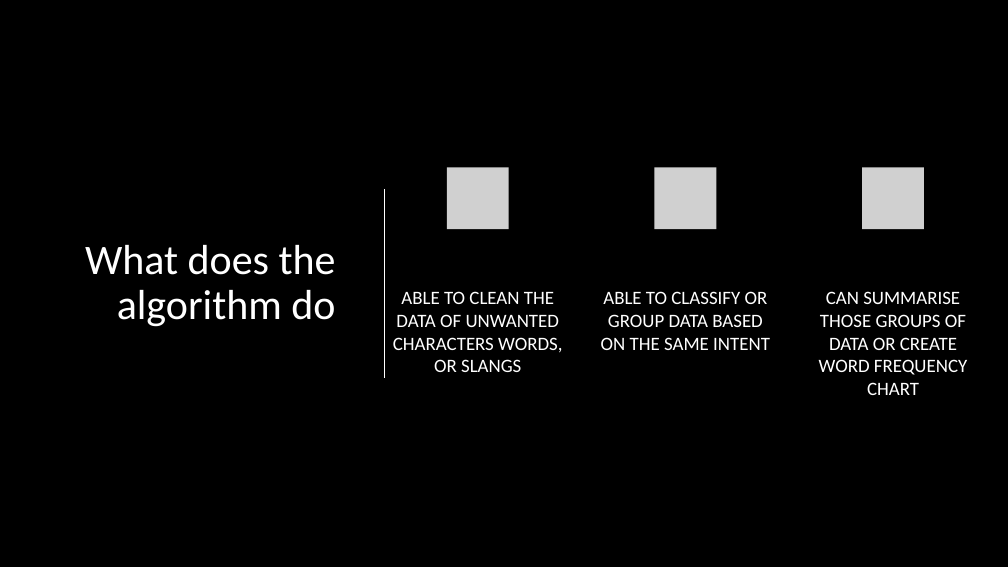
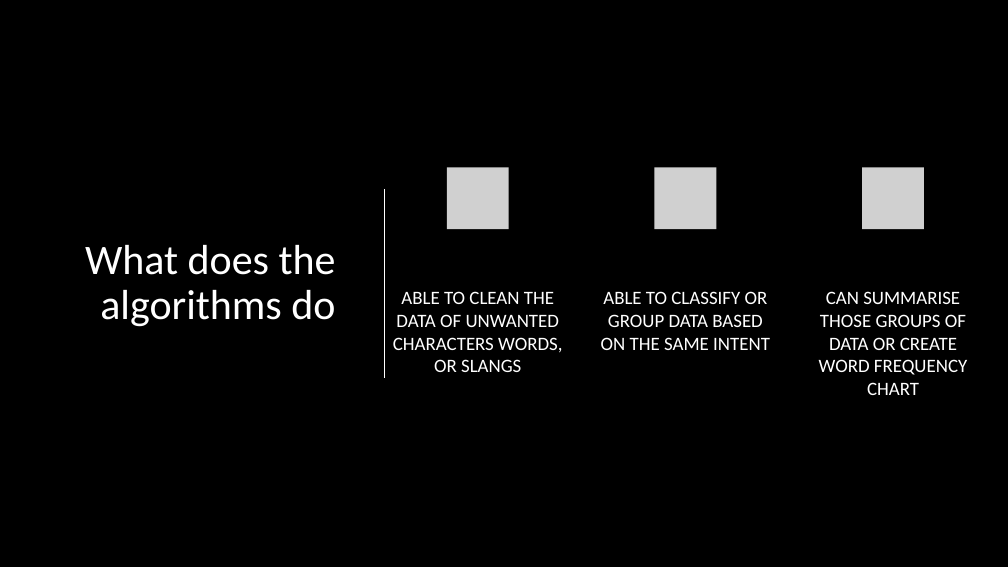
Before and after one commit to Ausaf1996/Ford-motor-company-projects, a slide deck: slide 2 of Ford marketing presentation.pptx. Drawn at 1008x567 pixels with LibreOffice and Linux fonts; fonts in the diff are those of the drawing; grey boxes stand for pictures; background and template pictures are left out. Boxes give left, top, right and bottom in pixels: in the first picture for what was removed or moved away, otherwise in the second. Text is boxed around its words. In the diff, an @@ line names an element or a change of style, - is before the commit and + after.

```diff
--- a/Ford marketing presentation.pptx
+++ b/Ford marketing presentation.pptx
@@ title at (85,245,336,327): text changed @@
-What does the algorithm do
+What does the algorithms do
```
Also in this commit, not shown: 4 other slides changed, 3 slides added, 5 slides removed, 1 other file.
